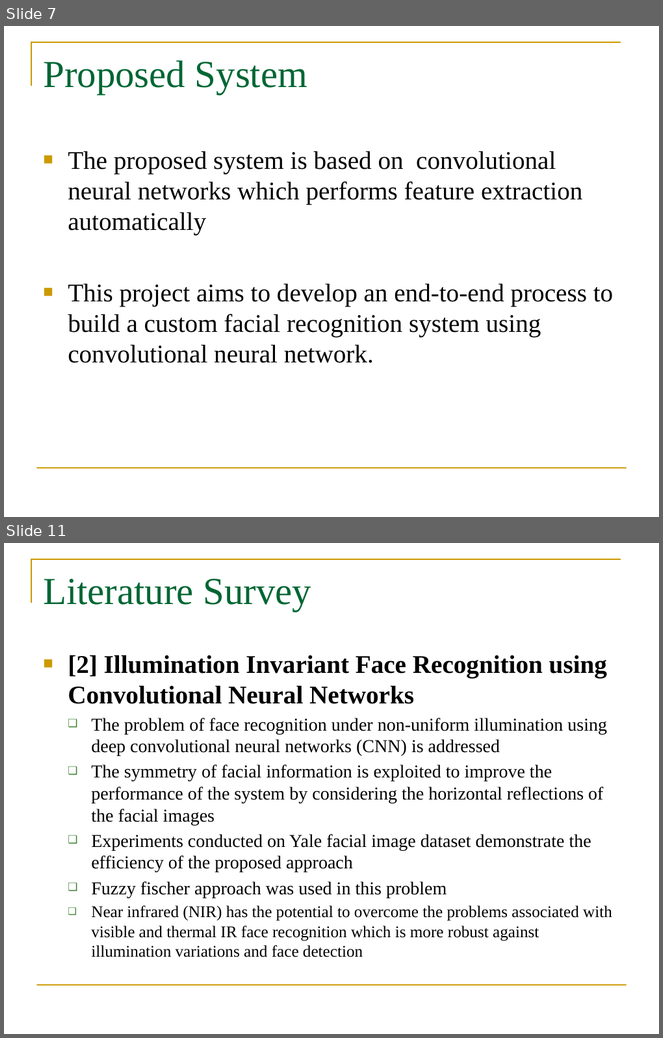
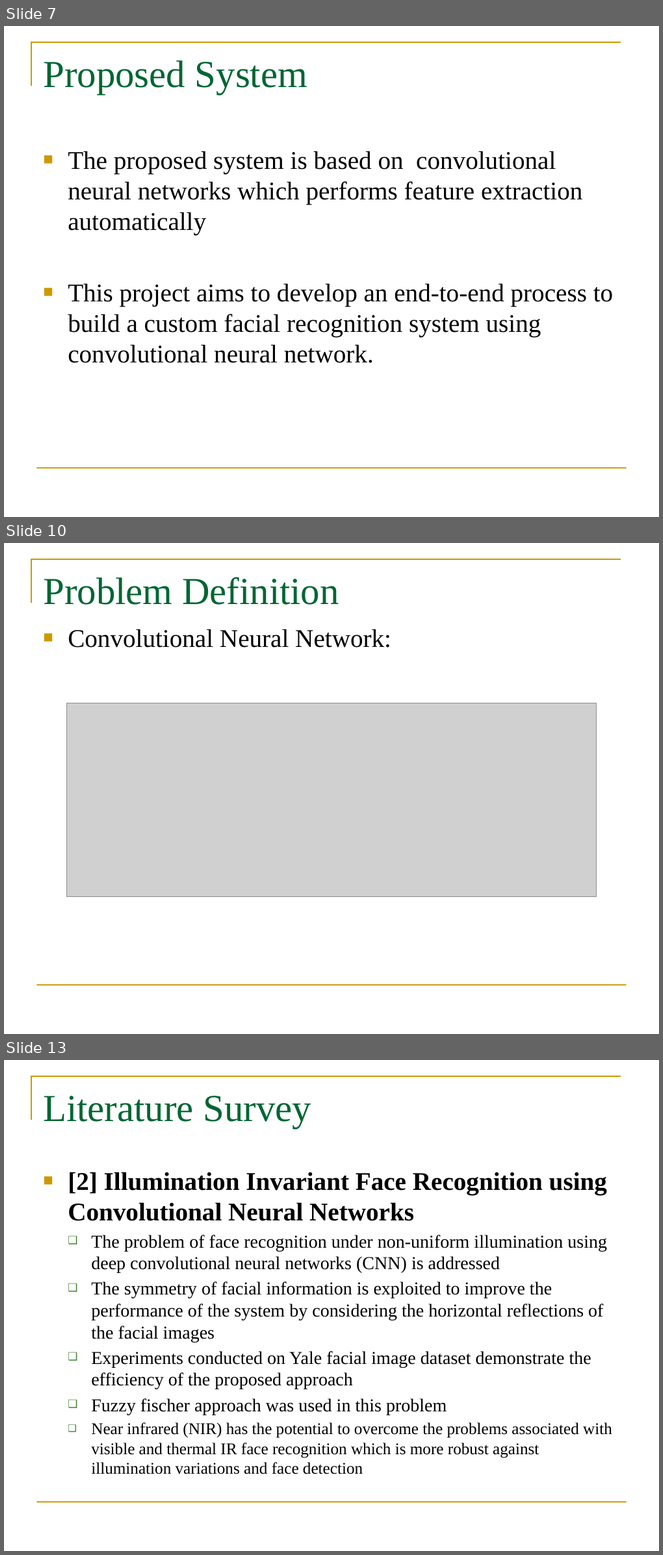
Before and after one commit to syamkakarla98/Face_Recognition_Using_Convolutional_Neural_Networks, a slide deck: Review-2/Review-2.pptx. Shown one above the other, each under a label of ours: slides 7 and 11 before the commit, slides 7, 10 and 13 after it; the slides between them are not shown. The pictures are 663x1038 and 663x1555 pixels, drawn with LibreOffice and Linux fonts; fonts in the diff are those of the drawing; grey boxes stand for pictures; background and template pictures are left out. Boxes give left, top, right and bottom in pixels: in the first picture for what was removed or moved away, otherwise in the second. Text is boxed around its words. In the diff, an @@ line names an element or a change of style, - is before the commit and + after.

```diff
--- a/Review-2/Review-2.pptx
+++ b/Review-2/Review-2.pptx
@@ slide 10 added at [4, 543, 659, 1034], background #FFFFFF; not listed: 2 template elements that a slide beside it also shows @@
@@ title added at [43, 577, 339, 605], 42 pt, text #006633 @@
+Problem Definition
@@ text added at [68, 629, 391, 648], 28 pt, text #000000 @@
+■ Convolutional Neural Network:
@@ picture added at [66, 703, 596, 897] @@
@@ what was slide 11 is now slide 13 @@
```
Also in this commit, not shown: 8 slides changed, 2 other slides added.
